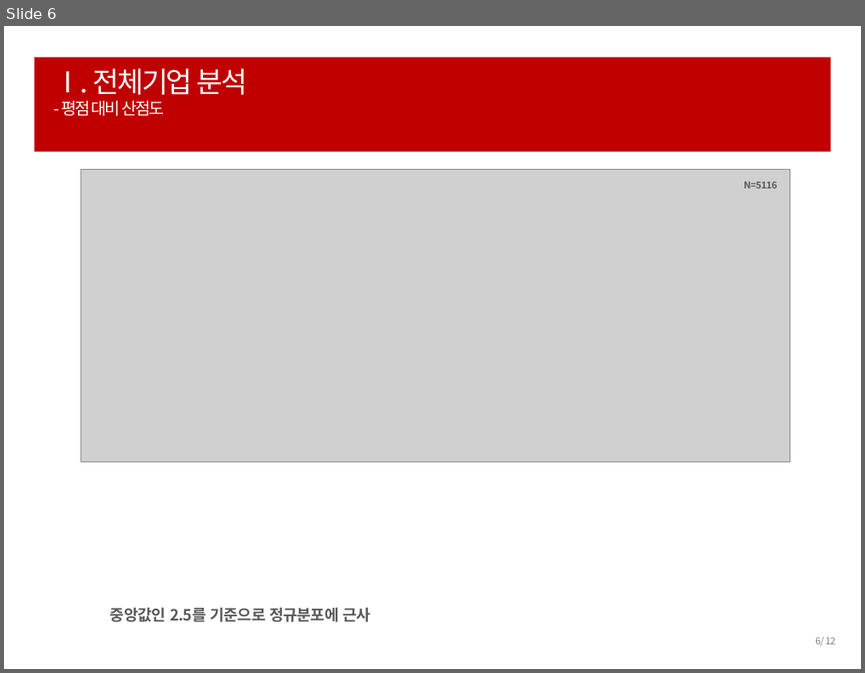
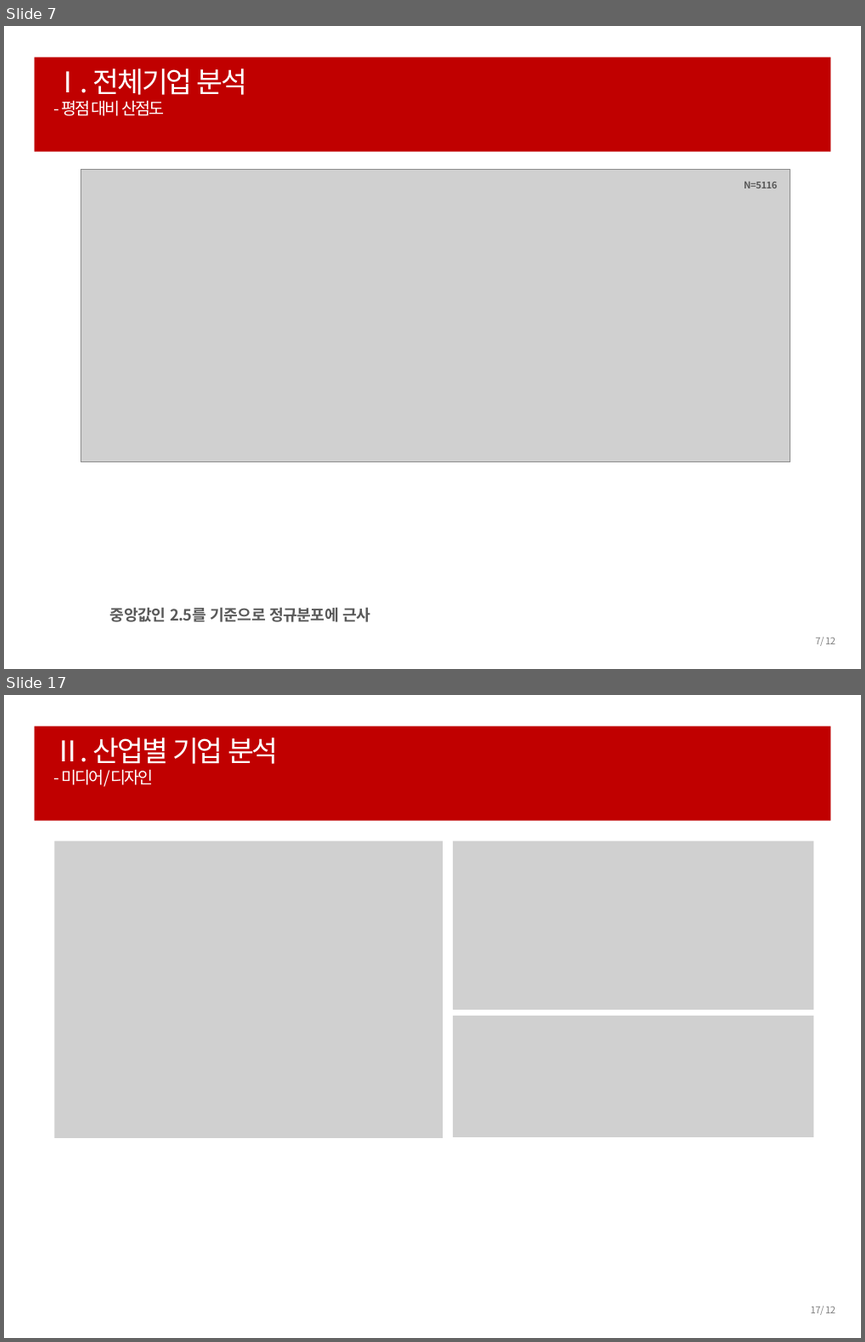
Before and after one commit to ParkHwan/R-studio, a slide deck: project/발표용(이경재) ppt.pptx. Shown one above the other, each under a label of ours: slide 6 before the commit, slides 7 and 17 after it; the slides between them are not shown. The pictures are 865x673 and 865x1342 pixels, drawn with LibreOffice and Linux fonts; fonts in the diff are those of the drawing; grey boxes stand for pictures. Boxes give left, top, right and bottom in pixels: in the first picture for what was removed or moved away, otherwise in the second. Text is boxed around its words. In the diff, an @@ line names an element or a change of style, - is before the commit and + after.

```diff
--- a/project/발표용(이경재) ppt.pptx
+++ b/project/발표용(이경재) ppt.pptx
@@ slide 17 added at <box>4,695,861,1338</box>, background #FFFFFF @@
@@ rectangle added at <box>34,726,830,820</box>, fill #C00000 @@
@@ title added at <box>53,737,279,787</box>, 24 pt, text #FFFFFF @@
+Ⅱ. 산업별 기업 분석
+- 미디어/디자인
@@ picture added at <box>54,840,443,1137</box> @@
@@ picture added at <box>453,840,814,1009</box> @@
@@ picture added at <box>453,1015,814,1137</box> @@
@@ page number added at <box>811,1305,835,1315</box>, 8 pt, text #808080 @@
+17/ 12
@@ what was slide 6 is now slide 7 @@
@@ page number at <box>815,636,835,646</box>: text changed @@
-6/ 12
+7/ 12
```
Also in this commit, not shown: 6 slides changed, 23 other slides added, 1 slide removed, 48 other files.
